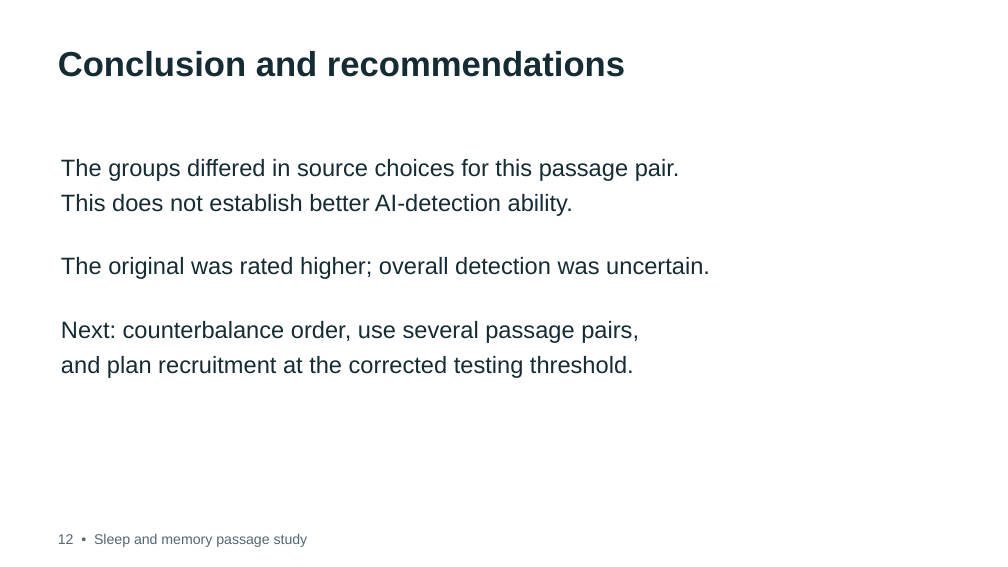
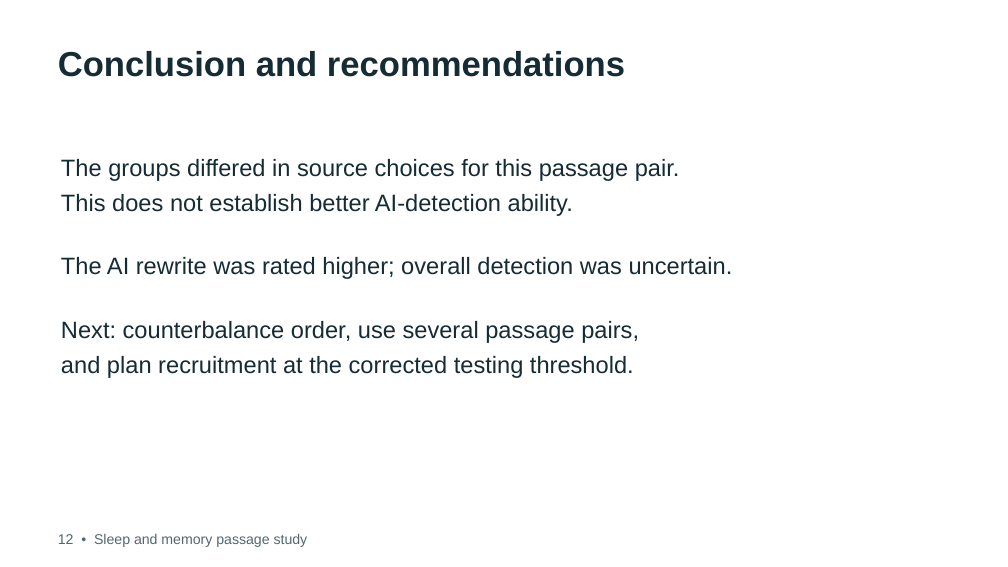
Before and after one commit to debshreechowdhury/sleep-memory-passage-study, a slide deck: slide 12 of presentation/final.pptx. Drawn at 1008x567 pixels with LibreOffice and Linux fonts; fonts in the diff are those of the drawing. Boxes give left, top, right and bottom in pixels: in the first picture for what was removed or moved away, otherwise in the second. Text is boxed around its words. In the diff, an @@ line names an element or a change of style, - is before the commit and + after.

```diff
--- a/presentation/final.pptx
+++ b/presentation/final.pptx
@@ text at bbox=[61, 257, 733, 279]: text changed @@
-The original was rated higher; overall detection was uncertain.
+The AI rewrite was rated higher; overall detection was uncertain.
```
Also in this commit, not shown: 7 other slides changed, 54 other files.
